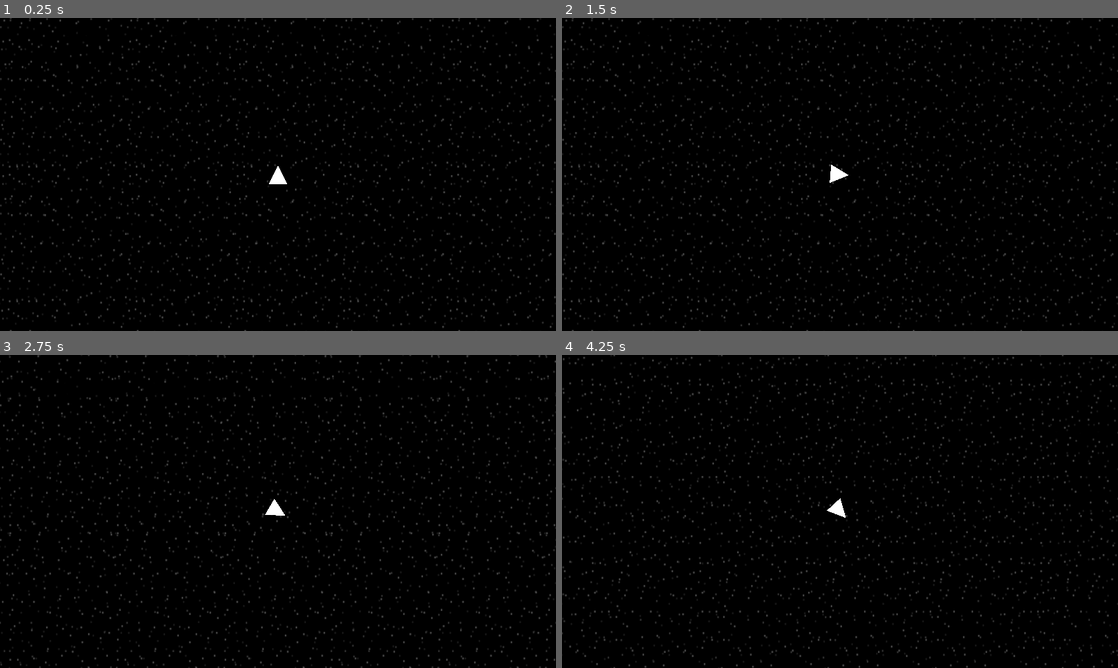
Above: before the commit, frames 1-4 (two rows, left to right).
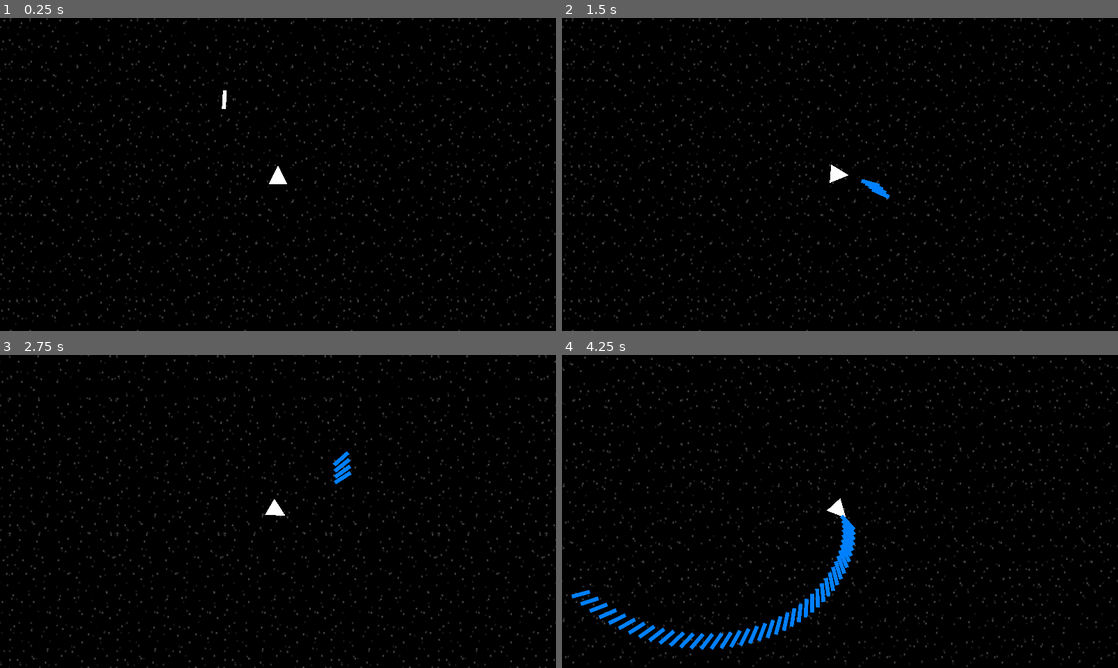
Above: after the commit, the same moments.

Repository: trevormhighfill/Spaceship-game
Game: Godot game, scene res://main.tscn
The game is run twice, just before and just after one commit, with the same random seed, the same clock (stepped at 60 frames per second) and the same inputs.
Inputs (mouse positions are in pixels of both pictures, inside the frame that each line leads up to):
- Up to frame 1 (0.25 s): no input
- Up to frame 2 (1.5 s): tap Enter (fire) at 0.5, 1.35 s; move the mouse to (962, 158) at 0.52 s; hold D (rotate_right) 0.53-1.28 s; hold Enter (fire) 0.53-1.28 s; move the mouse to (728, 190) at 1.27 s; hold A (rotate_left) from 1.28 s (still down)
- Up to frame 3 (2.75 s): move the mouse to (333, 442) at 2.02 s; release A (rotate_left) at 2.03 s; hold D (rotate_right) from 2.03 s (still down); hold W (foward) from 2.03 s (still down); tap Enter (fire) at 2.3 s
- Up to frame 4 (4.25 s): move the mouse to (812, 574) at 2.77 s; release W (foward) at 2.78 s; tap Enter (fire) at 2.85 s; move the mouse to (1006, 558) at 3.52 s; release D (rotate_right) at 3.53 s; hold A (rotate_left) from 3.53 s (still down); hold Enter (fire) from 3.53 s (still down)

The runs differ from the first frame. In frame 1, less than 0.1% of the frame differs, in the area x 39-41%, y 23-30%; in frame 2, 0.1%; in frame 3, 0.3%; in frame 4, 6.6%, in the area x 0-100%, y 0-100%.

Commit message:
player bullets
player can now shoot bullets

Diff:
--- a/CharacterBody2D.gd
+++ b/CharacterBody2D.gd
@@ -1,7 +1,10 @@
 extends CharacterBody2D
 
-
-var MAX_SPEED = 800
+var DAMAGE = 10
+var bullet = preload("res://bullet.tscn")
+var health = 100
+var max_health = 100
+var MAX_SPEED = 1000
 var ANGULAR_SPEED = .05
 var ACCELERATION = 1500
 var DRAG = 100
@@ -10,12 +13,20 @@
 var gravity = ProjectSettings.get_setting("physics/2d/default_gravity")
 #var aim = get_global_transform().basis
 
+func hit_with_bullet(damage,team,bullet):
+	if team == false:
+		bullet.queue_free()
+		health -= damage
+		if health <= 0:
+			print("GAMEOVER!!!!!!!!!!!")
+			queue_free()
+
 func _physics_process(delta):
-
-	# Get the input direction and handle the movement/deceleration.
+	# Get thge input direction and handle the movement/deceleration.
 	# As good practice, you should replace UI actions with custom gameplay actions.
 	var rdirection = Input.get_axis("rotate_right","rotate_left")
 	if rdirection:
+
 		rotate(-rdirection * ANGULAR_SPEED)
 	else:
 		rotate(0)
@@ -29,5 +40,11 @@
 		else:
 			velocity = Vector2.ZERO
 
+	if Input.is_action_pressed("fire"):
+		var instance = bullet.instantiate()
+		instance.position = global_transform.basis_xform(Vector2.UP)*100 + position
+		instance.start_up(DAMAGE,true)
+		instance.rotation = rotation
+		get_parent().add_child(instance)
 
 	move_and_slide()
--- /dev/null
+++ b/bullet.gd
@@ -0,0 +1,29 @@
+extends Area2D
+
+var SPEED = 30
+var DAMAGE : float = 10
+
+var player_team : bool
+# Called when the node enters the scene tree for the first time.
+func _ready():
+	pass # Replace with function body.
+
+func start_up(set_damage,team):
+	player_team = team
+	DAMAGE = set_damage
+	if !player_team:
+		$Sprite2D.modulate = Color(1,0,0,1)
+	else:
+		$Sprite2D.modulate = Color(0,.5,1,1)
+
+func _physics_process(delta):
+	position += global_transform.basis_xform(Vector2.UP)*SPEED
+
+
+func timer_timeout():
+	queue_free()
+
+
+func area_entered(area):
+	area.hit_with_bullet(DAMAGE,player_team,self)
+	print("banana ", DAMAGE)
--- /dev/null
+++ b/bullet.tscn
@@ -0,0 +1,29 @@
+[gd_scene load_steps=4 format=3 uid="uid://bdd7ggtlusmuj"]
+
+[ext_resource type="Script" path="res://bullet.gd" id="2_e2g22"]
+[ext_resource type="Texture2D" uid="uid://ce3km3df824vi" path="res://square.png" id="2_srwpg"]
+
+[sub_resource type="RectangleShape2D" id="RectangleShape2D_aifle"]
+size = Vector2(29, 125)
+
+[node name="bullet" type="Area2D"]
+collision_layer = 2
+script = ExtResource("2_e2g22")
+
+[node name="CollisionShape2D" type="CollisionShape2D" parent="."]
+position = Vector2(0.5, 0.5)
+shape = SubResource("RectangleShape2D_aifle")
+
+[node name="Sprite2D" type="Sprite2D" parent="."]
+position = Vector2(0.793704, 0.793686)
+rotation = -4.71239
+scale = Vector2(0.405973, 0.0852697)
+texture = ExtResource("2_srwpg")
+
+[node name="Timer" type="Timer" parent="."]
+wait_time = 15.0
+autostart = true
+
+[connection signal="area_entered" from="." to="." method="area_entered"]
+[connection signal="body_entered" from="." to="." method="area_entered"]
+[connection signal="timeout" from="Timer" to="." method="timer_timeout"]
--- a/main.tscn
+++ b/main.tscn
@@ -1,6 +1,7 @@
-[gd_scene load_steps=3 format=3 uid="uid://cbpado6vgb8ep"]
+[gd_scene load_steps=4 format=3 uid="uid://cbpado6vgb8ep"]
 
 [ext_resource type="PackedScene" uid="uid://ceh1es7i0ljmn" path="res://ship.tscn" id="1_7bty8"]
+[ext_resource type="PackedScene" uid="uid://bdd7ggtlusmuj" path="res://bullet.tscn" id="3_lpypr"]
 [ext_resource type="PackedScene" uid="uid://bed4r2auk2t8" path="res://parallax_background.tscn" id="3_ogkwt"]
 
 [node name="Node2D" type="Node2D"]
@@ -11,3 +12,7 @@
 [node name="ParallaxBackground" parent="." instance=ExtResource("3_ogkwt")]
 scroll_limit_end = Vector2(0, 0)
 script = null
+
+[node name="bullet" parent="." instance=ExtResource("3_lpypr")]
+position = Vector2(256, 256)
+rotation = -6.22342
--- a/ship.tscn
+++ b/ship.tscn
@@ -1,17 +1,10 @@
-[gd_scene load_steps=4 format=3 uid="uid://ceh1es7i0ljmn"]
+[gd_scene load_steps=3 format=3 uid="uid://ceh1es7i0ljmn"]
 
 [ext_resource type="Script" path="res://CharacterBody2D.gd" id="1_51og0"]
 [ext_resource type="Texture2D" uid="uid://bv7djvga5ur3y" path="res://ship.png" id="2_wyju7"]
 
-[sub_resource type="RectangleShape2D" id="RectangleShape2D_6uh6n"]
-size = Vector2(125, 126)
-
 [node name="CharacterBody2D" type="CharacterBody2D"]
 script = ExtResource("1_51og0")
-
-[node name="CollisionShape2D" type="CollisionShape2D" parent="."]
-position = Vector2(-0.5, 3)
-shape = SubResource("RectangleShape2D_6uh6n")
 
 [node name="Camera2D" type="Camera2D" parent="."]
 zoom = Vector2(0.5, 0.5)
@@ -20,3 +13,7 @@
 position = Vector2(9.53674e-07, 3)
 scale = Vector2(0.4, 0.4)
 texture = ExtResource("2_wyju7")
+
+[node name="CollisionPolygon2D" type="CollisionPolygon2D" parent="."]
+position = Vector2(1, 3)
+polygon = PackedVector2Array(-2, -66, 63, 64, -67, 65)
Binary file added: square.png
Not shown, added: square.png.import
